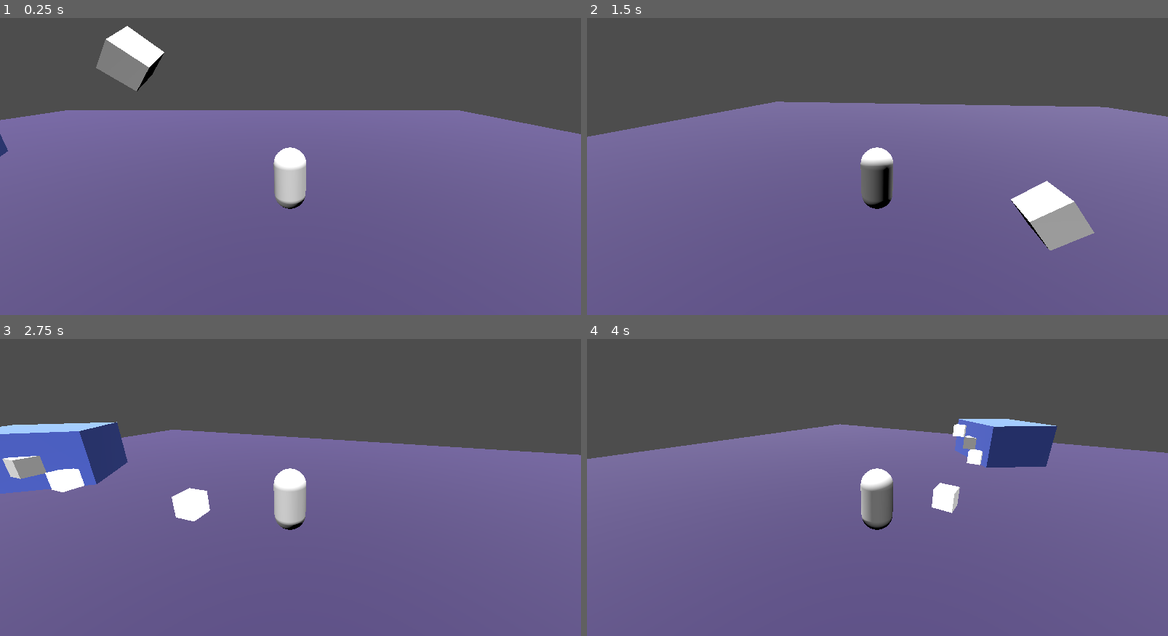
Above: before the commit, frames 1-4 (two rows, left to right).
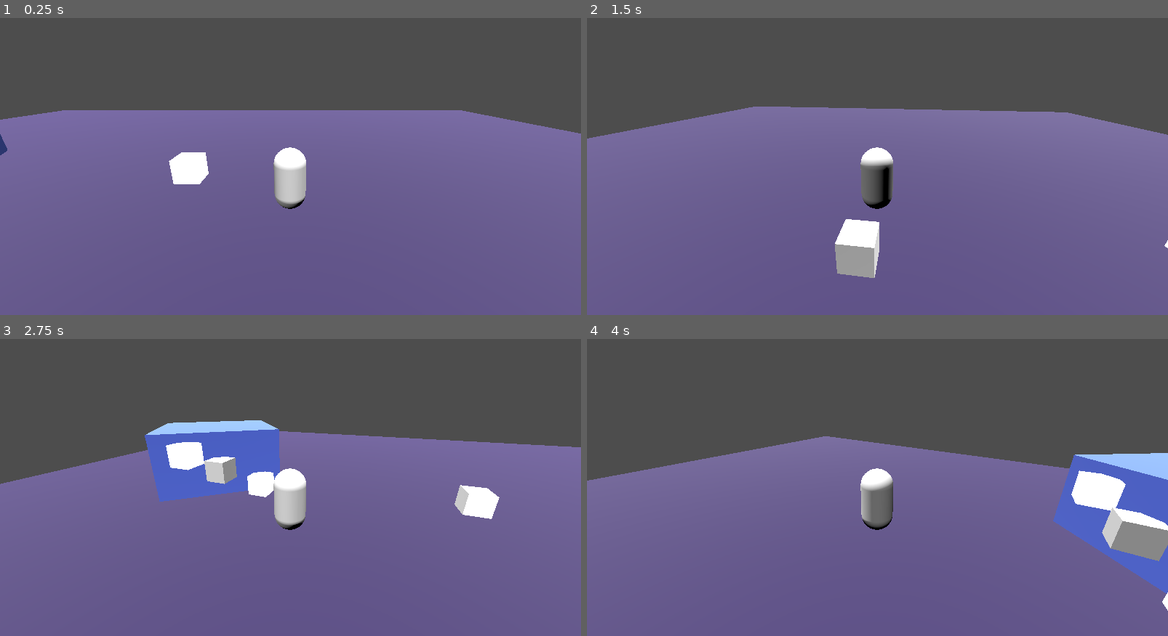
Above: after the commit, the same moments.

Repository: ouroborean/balmung
Game: Godot game, scene res://node_3d.tscn
The game is run twice, just before and just after one commit, with the same random seed, the same clock (stepped at 60 frames per second) and the same inputs. The project has no main scene, so this scene is started directly.
Inputs (mouse positions are in pixels of both pictures, inside the frame that each line leads up to):
- Up to frame 1 (0.25 s): no input
- Up to frame 2 (1.5 s): tap Enter (ui_accept) at 0.5, 0.77, 1.07 s; move the mouse to (1005, 136) at 0.52 s; hold D (turn_right) 0.53-1.25 s; tap Shift (dash, bound only after the commit) at 0.6 s; click (1005, 136) at 0.67 s; tap Ctrl (disengage, bound only after the commit) at 0.8 s; drag from (761, 169) to (848, 216) at 1.27 s
- Up to frame 3 (2.75 s): move the mouse to (348, 401) at 2.02 s; hold D (turn_right) from 2.03 s (still down); tap Enter (ui_accept) at 2.1 s; click (348, 401) at 2.17 s; tap Shift (dash, bound only after the commit) at 2.3 s
- Up to frame 4 (4 s): release D (turn_right) at 2.75 s; drag from (848, 537) to (703, 425) at 2.77 s; tap Enter (ui_accept) at 3.5, 3.77, 3.8 s; move the mouse to (1051, 523) at 3.52 s; hold A (turn_left) from 3.53 s (still down); tap Ctrl (disengage, bound only after the commit) at 3.6 s; click (1051, 523) at 3.67 s

The runs differ from the first frame. In frame 1, 2.2% of the frame differs, in the area x 0-100%, y 2-56%; in frame 2, 5.0%; in frame 3, 12%; in frame 4, 13%, in the area x 0-100%, y 26-92%.

Commit message:
Convert movement to state-machine, add dash option

Diff:
--- a/assets/character.tscn
+++ b/assets/character.tscn
@@ -1,14 +1,14 @@
 [gd_scene load_steps=3 format=3 uid="uid://dbinx0r15yqi3"]
 
-[sub_resource type="BoxShape3D" id="BoxShape3D_hiri4"]
-size = Vector3(1, 1.97989, 1)
+[sub_resource type="CylinderShape3D" id="CylinderShape3D_e7clm"]
+height = 1.89159
 
 [sub_resource type="CapsuleMesh" id="CapsuleMesh_pftmn"]
 
 [node name="Character" type="CharacterBody3D"]
 
 [node name="CollisionShape3D" type="CollisionShape3D" parent="."]
-shape = SubResource("BoxShape3D_hiri4")
+shape = SubResource("CylinderShape3D_e7clm")
 
 [node name="MeshInstance3D" type="MeshInstance3D" parent="."]
 mesh = SubResource("CapsuleMesh_pftmn")
--- a/node_3d.tscn
+++ b/node_3d.tscn
@@ -35,18 +35,6 @@
 
 [node name="Source" type="Node3D"]
 
-[node name="Box" type="RigidBody3D" parent="."]
-transform = Transform3D(0.70373, -0.710468, 0, 0.630856, 0.624872, -0.459952, 0.326781, 0.323682, 0.887944, -0.84862, 5.07254, -4.4337)
-
-[node name="CollisionShape3D" type="CollisionShape3D" parent="Box"]
-transform = Transform3D(1, 2.98023e-08, 2.98023e-08, -1.49012e-08, 1, 5.96046e-08, 0, 2.98023e-08, 1, -0.148822, -6.10352e-05, 0.318319)
-shape = SubResource("BoxShape3D_r3jnp")
-
-[node name="MeshInstance3D" type="MeshInstance3D" parent="Box"]
-transform = Transform3D(1, 2.98023e-08, 8.9407e-08, -1.49012e-08, 1, 1.19209e-07, 0, 2.98023e-08, 1, -0.149, 0, 0.318)
-mesh = SubResource("BoxMesh_p55k1")
-surface_material_override/0 = SubResource("StandardMaterial3D_3aeq0")
-
 [node name="Box2" type="StaticBody3D" parent="."]
 transform = Transform3D(1, 0, 0, 0, 1, 0, 0, 0, 1, -12.6541, 2.29744, -2.51232)
 
@@ -59,8 +47,20 @@
 mesh = SubResource("BoxMesh_p55k1")
 surface_material_override/0 = SubResource("StandardMaterial3D_3aeq0")
 
+[node name="Box4" type="StaticBody3D" parent="."]
+transform = Transform3D(1, 0, 0, 0, 1, 0, 0, 0, 1, -0.391525, 0.479218, -5.89161)
+
+[node name="CollisionShape3D" type="CollisionShape3D" parent="Box4"]
+transform = Transform3D(1, 2.98023e-08, 2.98023e-08, -1.49012e-08, 1, 5.96046e-08, 0, 2.98023e-08, 1, -0.148822, -6.00815e-05, 0.318319)
+shape = SubResource("BoxShape3D_r3jnp")
+
+[node name="MeshInstance3D" type="MeshInstance3D" parent="Box4"]
+transform = Transform3D(1, 2.98023e-08, 5.96046e-08, -1.49012e-08, 1, 1.19209e-07, 0, 2.98023e-08, 1, -0.148822, -6.00815e-05, 0.318319)
+mesh = SubResource("BoxMesh_p55k1")
+surface_material_override/0 = SubResource("StandardMaterial3D_3aeq0")
+
 [node name="Box3" type="StaticBody3D" parent="."]
-transform = Transform3D(1, 0, 0, 0, 1, 0, 0, 0, 1, -9.92662, 0.762023, -4.4234)
+transform = Transform3D(1, 0, 0, 0, 1, 0, 0, 0, 1, -9.92662, 0.653009, -4.4234)
 
 [node name="CollisionShape3D" type="CollisionShape3D" parent="Box3"]
 transform = Transform3D(1, -2.98023e-08, -2.08616e-07, 7.45058e-08, 1, -2.98023e-08, -2.38419e-07, -7.45058e-08, 1, -0.263713, -0.162267, 0.166138)
@@ -98,7 +98,7 @@
 [node name="CameraBar" type="Node3D" parent="Character"]
 
 [node name="Camera3D" type="Camera3D" parent="Character/CameraBar"]
-transform = Transform3D(0.999997, 0.000753626, -0.00214005, 3.36157e-09, 0.943223, 0.332161, 0.00226887, -0.33216, 0.94322, 0, 3, 6)
+transform = Transform3D(0.999997, 0.000753627, -0.00214005, 3.36157e-09, 0.943223, 0.332161, 0.00226887, -0.33216, 0.94322, 0, 3, 6)
 
 [node name="RigidBody3D" type="StaticBody3D" parent="."]
 transform = Transform3D(0.788655, 0, 0.614836, 0, 1, 0, -0.614836, 0, 0.788655, -13.4525, 1.20097, -5.38845)
@@ -111,11 +111,11 @@
 mesh = SubResource("BoxMesh_t3r5t")
 
 [node name="Step" type="StaticBody3D" parent="."]
-transform = Transform3D(1, 0, 0, 0, 1, 0, 0, 0, 1, -11.6751, 1.80951, -3.48576)
+transform = Transform3D(1, 0, 0, 0, 1, 0, 0, 0, 1, -11.6751, 1.48574, -3.07025)
 
 [node name="CollisionShape3D" type="CollisionShape3D" parent="Step"]
 shape = SubResource("BoxShape3D_7rns0")
 
 [node name="MeshInstance3D" type="MeshInstance3D" parent="Step"]
-transform = Transform3D(1, 0, 0, 0, 1, 0, 0, 0, 1, 0, -0.343663, 0)
+transform = Transform3D(1, 0, 0, 0, 1, 0, 0, 0, 1, 0, -0.0115097, 0)
 mesh = SubResource("BoxMesh_oyqk2")
--- a/project.godot
+++ b/project.godot
@@ -59,6 +59,16 @@
 "events": [Object(InputEventKey,"resource_local_to_scene":false,"resource_name":"","device":-1,"window_id":0,"alt_pressed":false,"shift_pressed":false,"ctrl_pressed":false,"meta_pressed":false,"pressed":false,"keycode":0,"physical_keycode":68,"key_label":0,"unicode":100,"echo":false,"script":null)
 ]
 }
+dash={
+"deadzone": 0.5,
+"events": [Object(InputEventKey,"resource_local_to_scene":false,"resource_name":"","device":-1,"window_id":0,"alt_pressed":false,"shift_pressed":false,"ctrl_pressed":false,"meta_pressed":false,"pressed":false,"keycode":0,"physical_keycode":4194325,"key_label":0,"unicode":0,"echo":false,"script":null)
+]
+}
+disengage={
+"deadzone": 0.5,
+"events": [Object(InputEventKey,"resource_local_to_scene":false,"resource_name":"","device":-1,"window_id":0,"alt_pressed":false,"shift_pressed":false,"ctrl_pressed":false,"meta_pressed":false,"pressed":false,"keycode":0,"physical_keycode":4194326,"key_label":0,"unicode":0,"echo":false,"script":null)
+]
+}
 
 [physics]
 
--- a/scripts/character.gd
+++ b/scripts/character.gd
@@ -1,9 +1,32 @@
 extends CharacterBody3D
 
+
+enum movement {
+	JUMPING,
+	FALLING,
+	DASHING,
+	GROUNDED,
+	KNOCKED,
+	MOVING,
+	GLIDING,
+	TRANSITIONING
+}
+
+var movement_names = {
+	0: "Jumping",
+	1: "Falling",
+	2: "Dashing",
+	3: "Grounded",
+	4: "Knocked",
+	5: "Moving",
+	6: "Gliding"
+}
+
+var move_state = movement.GROUNDED
 
 const SPEED = 5.0
 const JUMP_VELOCITY = 5.5
-const VIEW_SENSITIVITY_MOD_X = 0.3
+const VIEW_SENSITIVITY_MOD_X = 0.35
 const VIEW_SENSITIVITY_MOD_Y = 0.2
 
 
@@ -26,6 +49,7 @@
 
 # State values for locked velocity jumping
 var jumping = false
+var falling = false
 var jump_vector = Vector2(-0.1, -0.1)
 const NEUTRAL_JUMP_MOD = 0.7
 
@@ -38,7 +62,13 @@
 
 # Values for coyote jumping
 var coyote_timer = 0.0
-const COYOTE_LIMIT = 0.33
+const COYOTE_LIMIT = 0.1
+
+#Values for dash tracking
+var dash_timer = 0.0
+var active_dash_limit = 0.0
+
+
 
 # This stuff runs once this node is fully loaded
 func _ready():
@@ -48,9 +78,10 @@
 
 # pumps input events every frame
 func _input(ev):
-	#toggle drag_turning off by default; it will be set true in just a moment if
-	#we're still dragging, but will remain false if we aren't
-	drag_turning = false
+
+	if not Input.is_action_pressed("turn_left") and not Input.is_action_pressed("turn_right"):
+		key_turning = false
+
 
 	# more like if right-click, amirite?
 	if ev is InputEventMouseButton and ev.button_index == 2:
@@ -59,7 +90,10 @@
 		# update the last known position of the mouse with the mouse button down
 		# to judge the rate at which it's traveling per frame for controlling
 		# camera rotation speed
-		click_drag_origin = Vector2(ev.position.x, ev.position.y)
+		if pressed:
+			click_drag_origin = Vector2(ev.position.x, ev.position.y)
+		else:
+			drag_turning = false
 
 	# more like if...mouse motion
 	if ev is InputEventMouseMotion:
@@ -108,6 +142,8 @@
 
 func _physics_process(delta):
 	# Add change in time to input buffer variables
+	if dashing():
+		dash_timer += delta
 	if buffered_move:
 		buffered_move_timer += delta
 	if buffered_jump:
@@ -115,7 +151,7 @@
 	coyote_timer += delta
 
 	# reset input buffers
-	if buffered_move_timer >= 0.35:
+	if buffered_move_timer >= 0.25:
 		buffered_move_timer = 0.0
 		buffered_move = false
 	if buffered_jump_timer >= 0.25:
@@ -124,53 +160,26 @@
 
 	# Add the gravity and handle floor state resets
 	if not is_on_floor():
-		velocity.y -= gravity * delta
-	if is_on_floor():
-		coyote_timer = 0.0
-		jumping = false
-		#if we've got a jump buffered, this is the moment we want to trigger it
-		#since we've just landed on the floor and we're before the normal
-		#jump trigger
-		if buffered_jump:
-			jumping=true
-			velocity.y = JUMP_VELOCITY
-			buffered_jump = false
-
-			#If we also have a movement command buffered, use that as our new
-			#jump vector
-			if buffered_move:
-				jump_vector = buffered_vector
-				buffered_move = false
-			else:
-				jump_vector = Vector2(0.0, 0.0)
-			buffered_jump_timer = 0.0
+		if move_state == movement.GROUNDED:
+			fall()
+		if move_state != movement.DASHING:
+			velocity.y -= gravity * delta
+		if velocity.y < 0:
+			move_state = movement.FALLING
+	else:
+		if move_state != movement.DASHING and move_state != movement.GROUNDED:
+			land()
+
+
+	# Handle Jump (Default toggle jumping).
+
+	if Input.is_action_just_pressed("ui_accept"):
+		if can_jump():
+			jump()
 		else:
-			jump_vector = Vector2(0.0, 0.0)
-
-
-
-	# Handle Jump (Default toggle jumping).
-
-	if Input.is_action_just_pressed("ui_accept"):
-		if is_on_floor() or coyote_jumpable():
-			#If we press jump while on the floor, it's a normal jump
-			jumping = true
-			velocity.y = JUMP_VELOCITY
-			if buffered_move:
-				jump_vector = buffered_vector
-				buffered_move = false
-			else:
-				jump_vector = Vector2(velocity.x, velocity.z)
-		else:
-			#If we're not on the floor, we're trying to buffer a jump!
+			#If we can't currently jump, we're trying to buffer a jump!
 			buffered_jump = true
 			buffered_jump_timer = 0.0
-
-
-
-
-	# Default toggle key_turning
-	key_turning = false
 
 	# See above line 56 comment about lunacy
 	if not drag_turning:
@@ -182,6 +191,7 @@
 			rotate_y(deg_to_rad(-4.0))
 			key_turning = true
 
+
 	# Get the input direction and handle the movement/deceleration.
 	var input_dir = Input.get_vector("ui_left", "ui_right", "ui_up", "ui_down")
 	var direction = (transform.basis * Vector3(input_dir.x, 0, input_dir.y)).normalized()
@@ -191,22 +201,9 @@
 	if Input.is_action_pressed("ui_down"):
 		true_speed = SPEED * .5
 
-	# If the user jumping, then most movement inputs shouldn't be relevant
-	# (Locked velocity jumping)
-	# Add our current direction to the movement buffer to make changing
-	# jump directions feel smoother
-	if jumping:
-		velocity.x = jump_vector.x
-		velocity.z = jump_vector.y
-		buffered_move = true
-		buffered_vector = Vector2(direction.x * true_speed, direction.z * true_speed)
-		buffered_move_timer = 0.0
-	else:
+	if can_move():
 		buffered_move = false
-
-	# The only exception is if the user has started a jump with NO directional
-	# velocity (a 'neutral jump')
-	if is_on_floor() or in_neutral_jump():
+		buffered_vector = Vector2(0.0, 0.0)
 		if direction:
 			# A modifier for velocity that accounts for being in a neutral
 			# jump. If not, the modifier is just a 1x
@@ -225,21 +222,120 @@
 				jump_vector = Vector2(velocity.x, velocity.z)
 
 		else:
-
 			velocity.x = 0.0
 			velocity.z = 0.0
-
+	else:
+		# As long as we have a stored jump vector and we're not dashing,
+		# modify our vector
+		if (jump_vector.x != 0 or jump_vector.y != 0) and not move_state == movement.DASHING:
+			velocity.x = jump_vector.x
+			velocity.z = jump_vector.y
+		#If we received a movement action, but can't move, we're buffering
+		#movement
+		buffered_move = true
+		buffered_move_timer = 0.0
+		buffered_vector = Vector2(direction.x * true_speed, direction.z * true_speed)
+	if Input.is_action_just_pressed("dash"):
+		dash(14.0, 0.3)
+	if Input.is_action_just_pressed("disengage"):
+		knock_away(10, 5.0)
 	# Internal Godot function that does velocity/friction based movement
 	# (I assume)
 	move_and_slide()
 
 #Shortscript for a jump with no movement vector
 func in_neutral_jump():
-	return jump_vector.x == 0 and jump_vector.y == 0 and jumping
+	return jump_vector.x == 0 and jump_vector.y == 0 and move_state == movement.JUMPING
 
 #Shortscript for 'any movement key pressed'
 func any_movement():
 	return Input.is_action_pressed("ui_down") or Input.is_action_pressed("ui_up") or Input.is_action_pressed("ui_left") or Input.is_action_pressed("ui_right")
 
 func coyote_jumpable():
-	return coyote_timer <= COYOTE_LIMIT and not jumping
+	return coyote_timer <= COYOTE_LIMIT and move_state == movement.FALLING
+
+func dash(speed, duration):
+	# Get input direction for dash
+	var input_dir = Input.get_vector("ui_left", "ui_right", "ui_up", "ui_down")
+	var direction = (transform.basis * Vector3(input_dir.x, 0, input_dir.y)).normalized()
+	print(direction)
+	# If there's an input direction,
+	# set the state to dashing and start
+	# the dash timer
+	if (direction.x == 0 and direction.z == 0):
+		direction = (transform.basis * Vector3(0, 0, -1))
+	if direction:
+		move_state = movement.DASHING
+		velocity.x = direction.x * speed
+		velocity.y = 0
+		velocity.z = direction.z * speed
+		active_dash_limit = duration
+		dash_timer = 0.0
+
+func dashing():
+	#Reports if the character is currently dashing by checking the dash timer.
+	#If the dash is out of time, handle the resetting of the dash state
+	#before returning false. This is very good code practice, yes yes
+	if active_dash_limit > 0.0 and dash_timer >= active_dash_limit:
+		active_dash_limit = 0.0
+		dash_timer = 0.0
+		velocity.x = lerp(velocity.x, 0.0, 0.2)
+		velocity.z = lerp(velocity.z, 0.0, 0.2)
+		move_state = movement.TRANSITIONING
+		if not is_on_floor():
+			fall()
+	return dash_timer < active_dash_limit
+
+func knock_away(speed, height=0):
+	var direction = (transform.basis * Vector3(0, 0, 1)).normalized()
+	knockback(direction, speed, height)
+
+func knockback(direction, speed, height):
+	move_state = movement.KNOCKED
+	velocity.x = direction.x * speed
+	velocity.y = height
+	velocity.z = direction.z * speed
+	reset_jump_vector()
+
+func jump():
+	if can_jump():
+		move_state = movement.JUMPING
+		velocity.y = JUMP_VELOCITY
+		if buffered_move:
+			jump_vector = buffered_vector
+			buffered_move = false
+		else:
+			set_jump_vector(velocity.x, velocity.z)
+
+func land():
+	move_state = movement.GROUNDED
+	if buffered_jump:
+		jump()
+		buffered_jump = false
+
+func set_jump_vector(x, z):
+	jump_vector = Vector2(x, z)
+
+func reset_jump_vector():
+	jump_vector = Vector2(0.0, 0.0)
+
+func fall():
+	if move_state != movement.DASHING and move_state != movement.KNOCKED:
+		move_state = movement.FALLING
+		coyote_timer = 0.0
+		set_jump_vector(velocity.x, velocity.z)
+
+func grounded():
+	return velocity.y == 0 and move_state != movement.DASHING and move_state != movement.KNOCKED and move_state != movement.FALLING and move_state != movement.JUMPING
+
+func can_jump():
+	return move_state == movement.GROUNDED or coyote_jumpable()
+
+func can_dash():
+	return move_state != movement.DASHING and move_state != movement.KNOCKED
+
+func can_move():
+	return (move_state != movement.FALLING and
+		move_state != movement.KNOCKED and
+		(move_state != movement.JUMPING or in_neutral_jump()) and
+		move_state != movement.DASHING)
